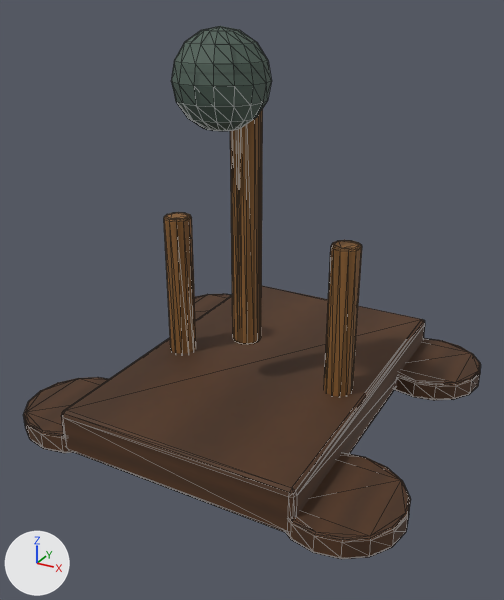
Before and after pictures for a commit that changed the glTF model dist/assets/catapult.glb.
Before and after are seen from a camera (50 mm lens) standing at (1.5, -2.87, 2.21) and looking at (-0.02, -0.12, 0.84). The lights are fixed; the arrows at lower left show +X, +Y and +Z. The older version comes first. Mesh edges are drawn as thin lines. Vertices at exactly the same position are counted once.

The older version as bpy lines, for what is in view:
```python
me_cube_257 = bpy.data.meshes.new('Cube.257')
me_cube_257.from_pydata(...)  # 802 vertices, 1568 faces; spans x -0.98..0.98, y -0.93..0.93, z 0.23..2.1
# faces by material slot: [860, 484, 224]
me_cube_257.materials.append(mat_wood)  # picture img_wood_paint
me_cube_257.materials.append(mat_boards)  # picture img_boards_paint
me_cube_257.materials.append(mat_rock)  # picture img_rock_paint
ob_catapult_skin = bpy.data.objects.new('catapult_skin', me_cube_257)
ob_catapult_skin.location = (0.0, 0.0, 0.0)
```
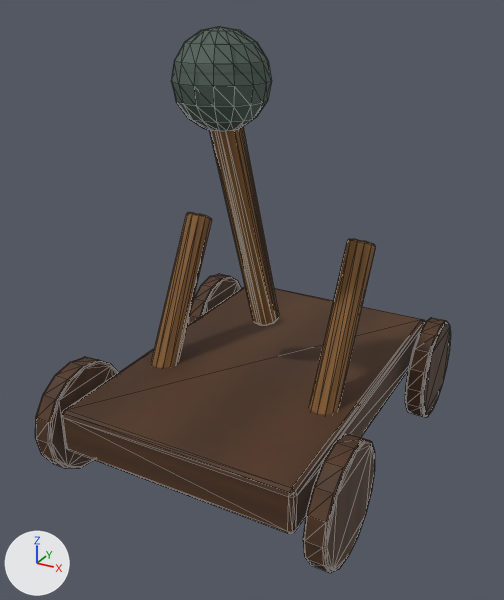
Pixel boxes (x1, y1, x2, y2) of what changed, in the pictures (504 x 600 px; the box of a moved part takes in the faces that stretch with it):
'catapult_skin', reshaped (9% narrower)
    before: (23, 26, 481, 559)
    after: (35, 26, 451, 573)
part 1 of me_cube_257, moved or reshaped
    before: (23, 377, 109, 453)
    after: (35, 357, 119, 469)
part 2 of me_cube_257, moved or reshaped
    before: (195, 294, 231, 320)
    after: (188, 274, 241, 325)
part 3 of me_cube_257, moved or reshaped
    before: (286, 453, 411, 559)
    after: (303, 434, 375, 573)
part 4 of me_cube_257, moved or reshaped
    before: (395, 338, 481, 400)
    after: (405, 318, 451, 417)
part 5 of me_cube_257, moved or reshaped
    before: (164, 212, 196, 354)
    after: (151, 212, 212, 368)
part 6 of me_cube_257, moved or reshaped
    before: (324, 240, 362, 397)
    after: (309, 239, 376, 415)
part 7 of me_cube_257, moved or reshaped
    before: (230, 109, 263, 345)
    after: (210, 127, 279, 326)

The change in detail:
me_cube_257 is used by ob_catapult_skin; location (0.0, 0.0, 0.0).
me_cube_257 had 802 vertices, 1568 faces and spanned x -0.98..0.98, y -0.93..0.93, z 0.23..2.1.
me_cube_257 now has 802 vertices, 1568 faces and spans x -0.75..0.75, y -0.93..0.93, z 0.0..2.1.
me_cube_257 part 1: the loose piece of 96 vertices spanning x -0.98..-0.42, y -0.93..-0.37, z 0.23..0.33 is multiplied about its middle by the matrix ((0.0, 0.0, 1.0), (1.0, 0.0, 0.0), (0.0, 1.0, 0.0)).
me_cube_257 part 2: the loose piece of 96 vertices spanning x -0.98..-0.42, y 0.37..0.93, z 0.23..0.33 is multiplied about its middle by the matrix ((0.0, 0.0, 1.0), (1.0, 0.0, 0.0), (0.0, 1.0, 0.0)).
me_cube_257 part 3: the loose piece of 96 vertices spanning x 0.42..0.98, y -0.93..-0.37, z 0.23..0.33 is multiplied about its middle by the matrix ((0.0, 0.0, 1.0), (1.0, 0.0, 0.0), (0.0, 1.0, 0.0)).
me_cube_257 part 4: the loose piece of 96 vertices spanning x 0.42..0.98, y 0.37..0.93, z 0.23..0.33 is multiplied about its middle by the matrix ((0.0, 0.0, 1.0), (1.0, 0.0, 0.0), (0.0, 1.0, 0.0)).
me_cube_257 part 5: the loose piece of 72 vertices spanning x -0.52..-0.38, y -0.17..-0.03, z 0.35..1.2 is multiplied about its middle by the matrix ((-1.0, 0.0, 0.0), (0.0, -0.882, 0.471), (0.0, 0.471, 0.882)).
me_cube_257 part 6: the loose piece of 72 vertices spanning x 0.38..0.52, y -0.17..-0.03, z 0.35..1.2 is multiplied about its middle by the matrix ((-1.0, 0.0, 0.0), (0.0, -0.882, 0.471), (0.0, 0.471, 0.882)).
me_cube_257 part 7: the loose piece of 104 vertices spanning x -0.07..0.07, y -0.27..-0.13, z 0.66..1.84 is turned 20 degrees about the x axis through its middle.
